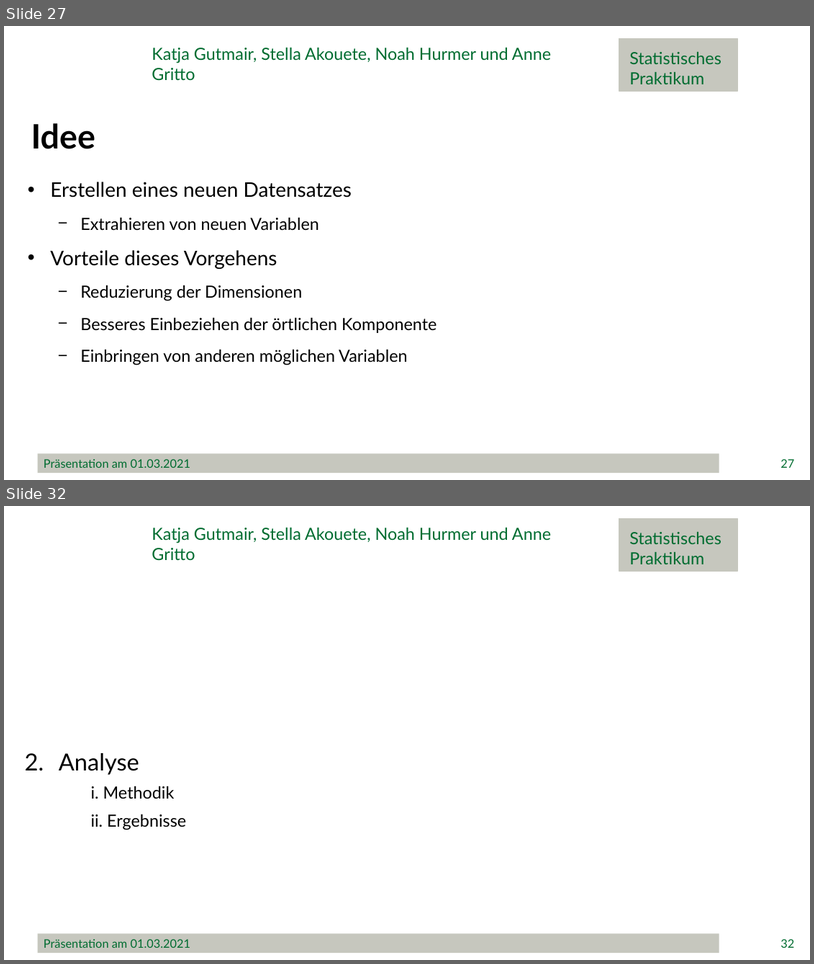
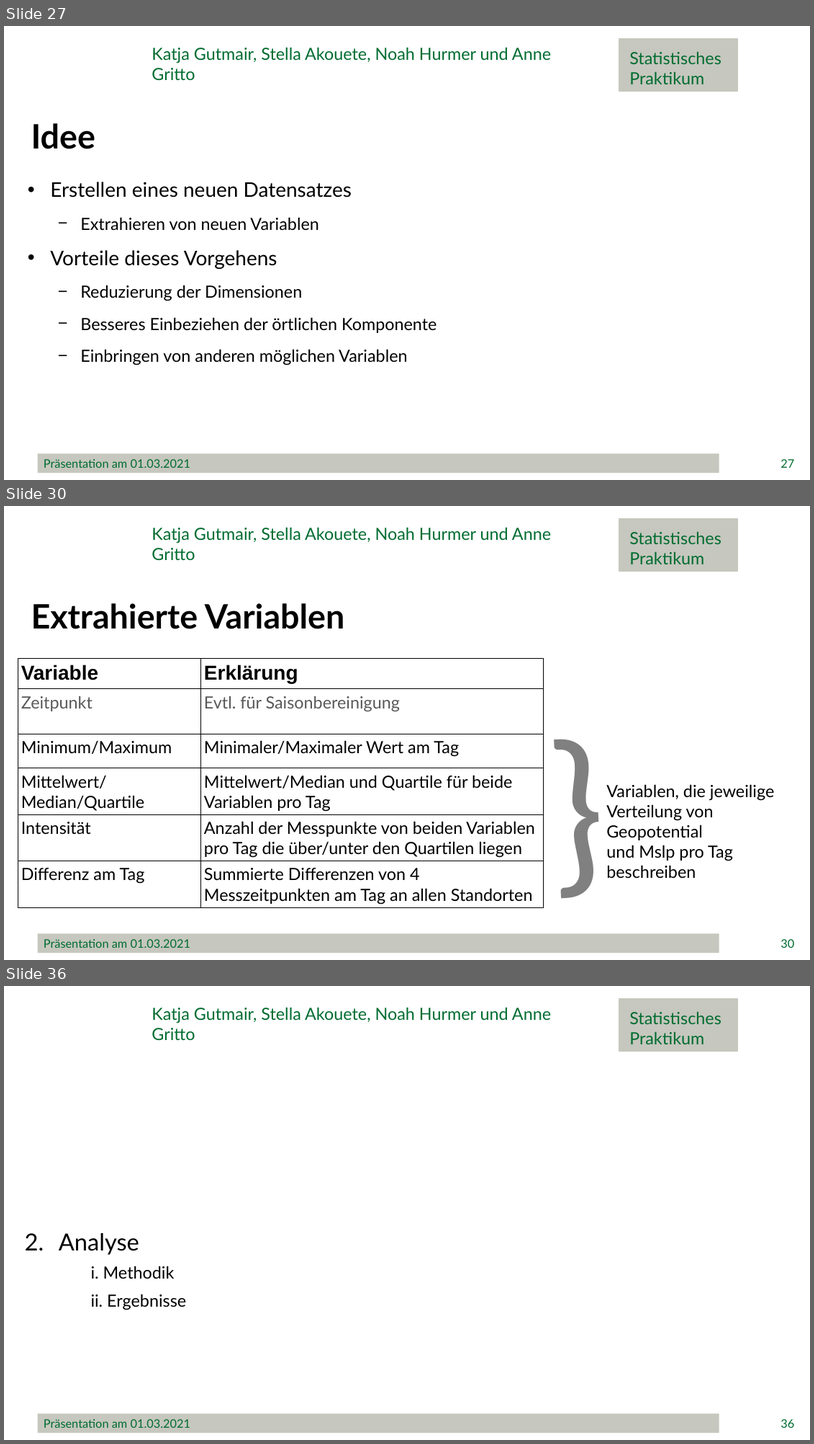
Before and after one commit to minimops/weatherFrog, a slide deck: documentation/ppt/Präsentation.pptx. Shown one above the other, each under a label of ours: slides 27 and 32 before the commit, slides 27, 30 and 36 after it; the slides between them are not shown. The pictures are 814x964 and 814x1444 pixels, drawn with LibreOffice and Linux fonts; fonts in the diff are those of the drawing; background and template pictures are left out. Boxes give left, top, right and bottom in pixels: in the first picture for what was removed or moved away, otherwise in the second. Text is boxed around its words. In the diff, an @@ line names an element or a change of style, - is before the commit and + after.

```diff
--- a/documentation/ppt/Präsentation.pptx
+++ b/documentation/ppt/Präsentation.pptx
@@ slide 30 added at <box>4,506,810,960</box>, background #FFFFFF @@
@@ text added at <box>152,527,551,561</box>, 20 pt, text #006C30 @@
+Katja Gutmair, Stella Akouete, Noah Hurmer und Anne Gritto
@@ rectangle added at <box>619,519,738,572</box>, fill #C6C7BE, outline #C6C7BE 1 pt @@
@@ text added at <box>630,532,722,564</box>, 20 pt, text #006C30 @@
+Statistisches
+Praktikum
@@ text added at <box>31,603,345,629</box>, 40 pt, text #000000, bold @@
+Extrahierte Variablen
@@ table added at <box>18,659,544,907</box>, 6 rows, 2 columns @@
+Variable | Erklärung
+Zeitpunkt | Evtl. für Saisonbereinigung
+Minimum/Maximum | Minimaler/Maximaler Wert am Tag
+Mittelwert/ Median/Quartile | Mittelwert/Median und Quartile für beide Variablen pro Tag
+Intensität | Anzahl der Messpunkte von beiden Variablen pro Tag die über/unter den Quartilen liegen
+Differenz am Tag | Summierte Differenzen von 4 Messzeitpunkten am Tag an allen Standorten
@@ text added at <box>536,683,611,916</box>, 220 pt, text #808080 @@
+}
@@ text added at <box>607,784,774,861</box>, 20 pt, text #000000 @@
+Variablen, die jeweilige
+Verteilung von Geopotential
+und Mslp pro Tag
+beschreiben
@@ rectangle added at <box>38,933,720,952</box>, fill #C6C7BE, 14 pt, text #006C30 @@
+Präsentation am 01.03.2021
@@ page number added at <box>781,939,795,947</box>, 14 pt, text #006C30 @@
+30
@@ what was slide 32 is now slide 36 @@
@@ page number at <box>781,1419,795,1427</box>: text changed @@
-32
+36
```
Also in this commit, not shown: 4 slides changed, 3 other slides added, 1 slide removed, 1 other file.
